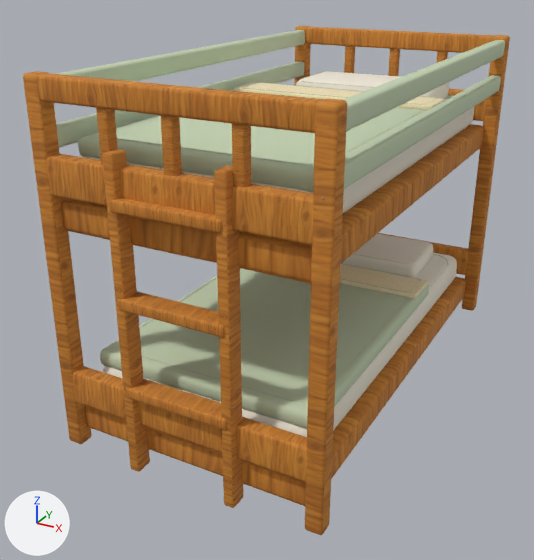
One commit to the Blender file assets-source/blender/low-kids-bunk.blend: the scene before it, then after it.
Camera for both pictures: a 50 mm lens placed at (1.34, -2.8, 1.8), pointed at (-0.1, -0.18, 0.49). The axes (+X, +Y, +Z) are drawn at lower left. The lights are the same throughout. The picture after the commit comes second.

The scene before the commit, as lines of its bpy script (objects in view):
```python
ob_continuous_bunk_post = bpy.data.objects.new('continuous_bunk_post', me_cube_265)
ob_continuous_bunk_post.location = (0.0, 0.0, 0.0)
ob_continuous_bunk_post_002 = bpy.data.objects.new('continuous_bunk_post.002', me_cube_269)
ob_continuous_bunk_post_002.location = (0.0, 0.0, 0.0)
ob_head_and_foot_rail = bpy.data.objects.new('head_and_foot_rail', me_cube_256)
ob_head_and_foot_rail.location = (0.0, 0.0, 0.0)
ob_head_and_foot_rail_002 = bpy.data.objects.new('head_and_foot_rail.002', me_cube_263)
ob_head_and_foot_rail_002.location = (0.0, 0.0, 0.0)
ob_ladder_stile_001 = bpy.data.objects.new('ladder_stile.001', me_cube_282)
ob_ladder_stile_001.location = (0.0, 0.0, 0.0)
ob_sleeping_pillow_001 = bpy.data.objects.new('sleeping_pillow.001', me_cube_262)
ob_sleeping_pillow_001.location = (0.0, 0.0, 0.0)
ob_solid_bed_frame = bpy.data.objects.new('solid_bed_frame', me_cube_251)
ob_solid_bed_frame.location = (0.0, 0.0, 0.0)
ob_solid_bed_frame_001 = bpy.data.objects.new('solid_bed_frame.001', me_cube_258)
ob_solid_bed_frame_001.location = (0.0, 0.0, 0.0)
ob_upper_end_guard = bpy.data.objects.new('upper_end_guard', me_cube_273)
ob_upper_end_guard.location = (0.0, 0.0, 0.0)
# also in view: 'rounded_rect_mattress' at (0.0, 0.02, 0.25); 'upper_guard_rail' at (-0.53, 0.02, 1.39); 'ladder_step.001' at (0.0, -1.0, 0.71); 'sleeping_pillow' at (0.01, 0.67, 0.37); 'upper_guard_rail.003' at (0.53, 0.02, 1.23)
```
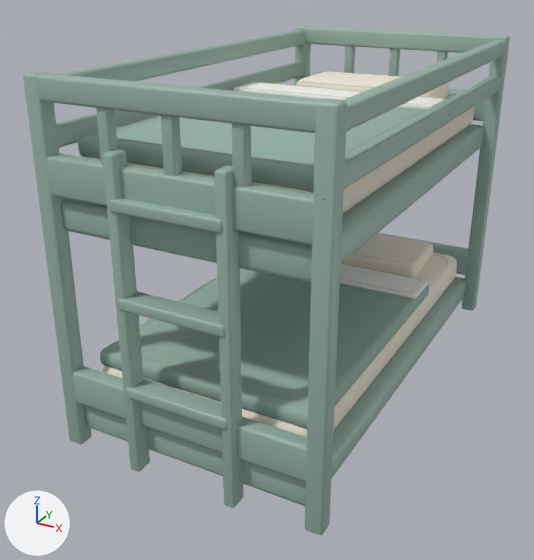
Changed parts and their boxes (x1, y1, x2, y2) in the pictures (534 x 560 px):
'folded_duvet', recoloured: (100, 268, 429, 429) in both
'solid_bed_frame.001', surface changed (brown to grey): (61, 124, 484, 283) in both
'continuous_bunk_post.002', surface changed (brown to grey): (305, 98, 347, 535) in both
'folded_duvet.001', recoloured: (78, 107, 427, 192) in both
'head_and_foot_rail.002', surface changed (brown to grey): (46, 154, 314, 245) in both
'solid_bed_frame', surface changed: (85, 277, 466, 506) in both
'upper_end_guard', surface changed (brown to grey): (37, 73, 324, 133) in both
'continuous_bunk_post', surface changed (brown to grey): (23, 71, 92, 444) in both
'head_and_foot_rail', surface changed (brown to grey): (73, 366, 307, 482) in both
'ladder_stile.001', surface changed (brown to grey): (214, 165, 243, 508) in both
'ladder_stile', surface changed (brown to grey): (102, 149, 150, 472) in both
'upper_guard_rail.003', recoloured (pale green to grey): (344, 75, 501, 189) in both
'upper_guard_rail', recoloured: (57, 30, 305, 81) in both
'upper_guard_rail.002', recoloured (pale green to grey): (344, 40, 505, 131) in both
'continuous_bunk_post.003', surface changed (lighter): (462, 35, 510, 311) in both
'upper_end_guard.001', surface changed (brown to grey): (305, 27, 496, 53) in both
'upper_guard_rail.001', recoloured: (56, 62, 304, 148) in both
'ladder_step.001', surface changed (brown to grey): (118, 291, 225, 338) in both
'ladder_step', surface changed (brown to grey): (126, 379, 227, 430) in both
'ladder_step.002', surface changed (orange to grey): (109, 198, 222, 233) in both
'blanket_turn_down', surface changed: (340, 264, 428, 299) in both
'blanket_turn_down.001', surface changed (beige to white): (234, 82, 445, 110) in both
'end_guard_spindle.002', surface changed (brown to grey): (232, 124, 251, 187) in both
'end_guard_spindle.001', surface changed (brown to grey): (161, 115, 182, 176) in both
'end_guard_spindle', surface changed (brown to grey): (96, 108, 118, 165) in both
'head_and_foot_rail.001', surface changed (brown to grey): (377, 233, 468, 275) in both
'continuous_bunk_post.001', surface changed (brown to grey): (294, 26, 311, 85) in both
'end_guard_spindle.004', surface changed (brown to grey): (388, 49, 400, 76) in both
'head_and_foot_rail.003', surface changed (brown to grey): (448, 89, 486, 121) in both
'end_guard_spindle.003', surface changed (brown to grey): (344, 46, 355, 73) in both
'end_guard_spindle.005', surface changed: (436, 51, 448, 63) in both

The change, as a list of edits to the scene's bpy script:
```text
Change mat_wood_honey_textured:
    remove mat_wood_honey_textured.texture = img_handpainted_honey_oak_png
    add mat_wood_honey_textured.base_color = (0.32, 0.46, 0.4)  # grey #99b5aa
    mat_wood_honey_textured.roughness: 0.82 -> 0.47
Change mat_upholstery_textured:
    mat_upholstery_textured.base_color: (0.56, 0.65, 0.45) -> (0.32, 0.46, 0.4)  # pale green #c5d3b3 -> grey #99b5aa
Change mat_linen_textured:
    remove mat_linen_textured.texture = img_handpainted_cream_linen_png
    add mat_linen_textured.base_color = (0.9, 0.9, 0.86)  # white #f3f3ef
    mat_linen_textured.roughness: 0.98 -> 0.94
Change mat_variant_surface:
    mat_variant_surface.base_color: (0.56, 0.65, 0.45) -> (0.32, 0.46, 0.4)  # pale green #c5d3b3 -> grey #99b5aa
```
